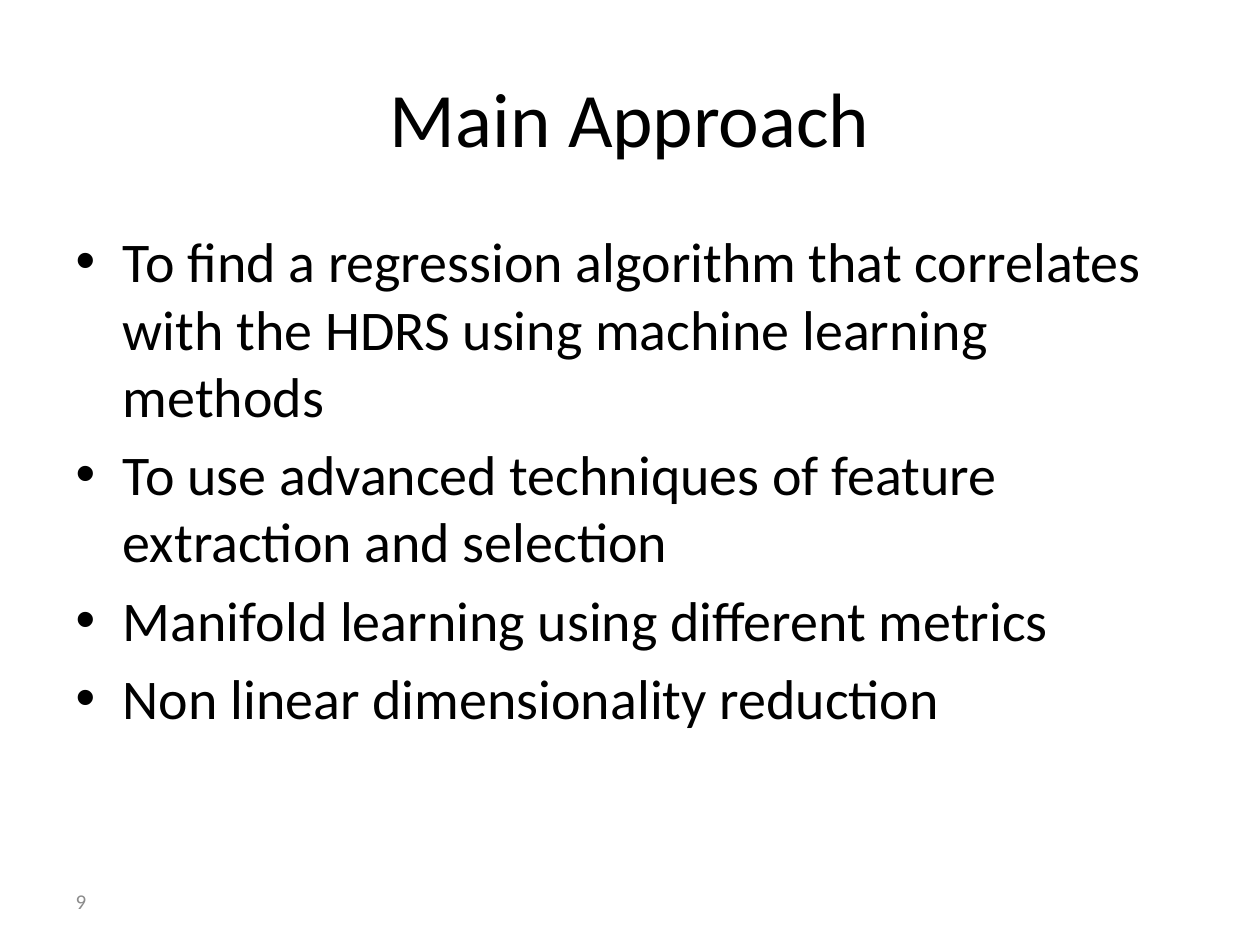
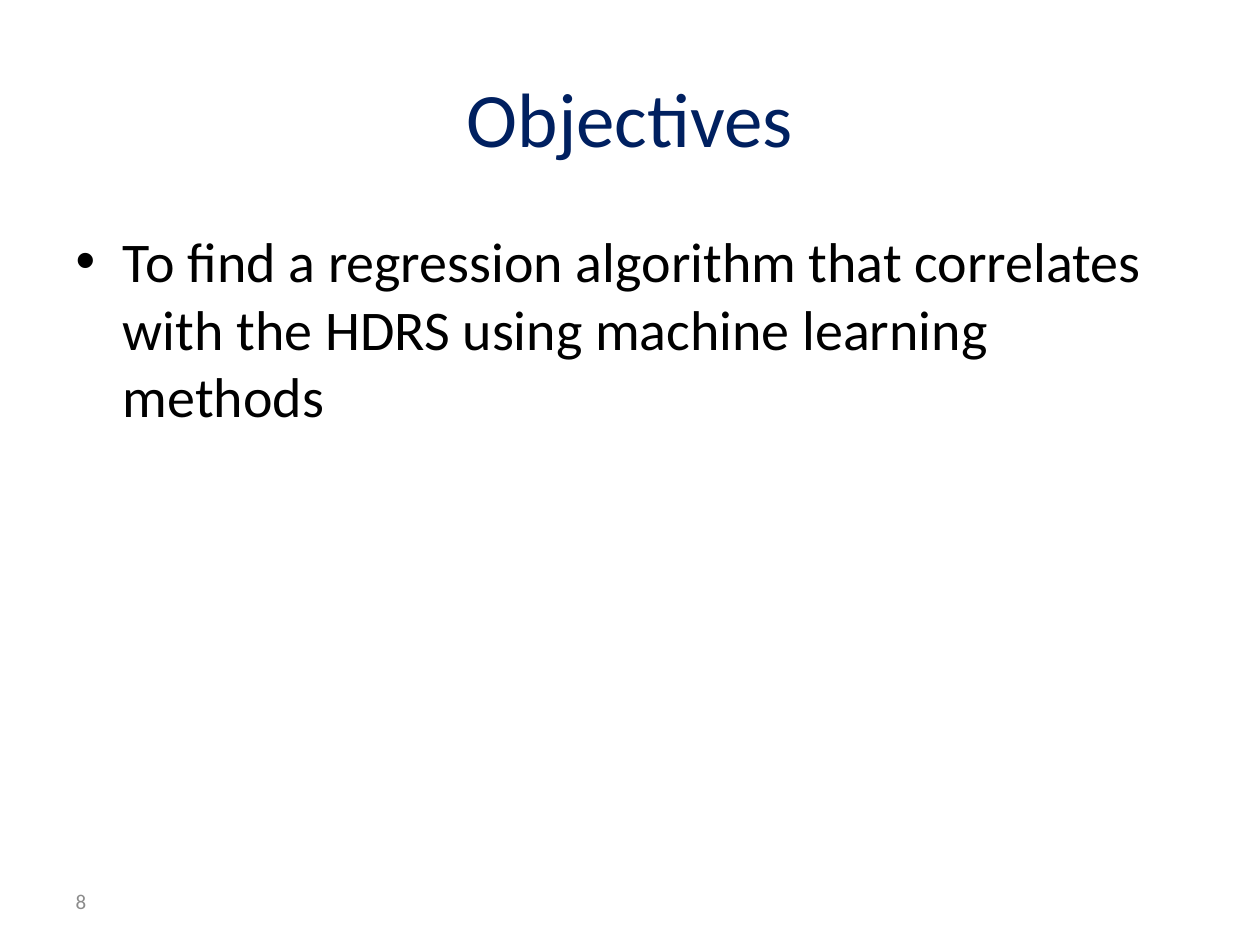
Before and after one commit to reggevlivney/BrainSway, a slide deck: slide 8 of Project_Midterm_Presentation.pptx (slide 9 before the commit). Drawn at 1260x945 pixels with LibreOffice and Linux fonts; fonts in the diff are those of the drawing; background and template pictures are left out. Boxes give left, top, right and bottom in pixels: in the first picture for what was removed or moved away, otherwise in the second. Text is boxed around its words. In the diff, an @@ line names an element or a change of style, - is before the commit and + after.

```diff
--- a/Project_Midterm_Presentation.pptx
+++ b/Project_Midterm_Presentation.pptx
@@ title at <box>467,93,793,161</box>: text changed; text colour #000000 to #002060 @@
-Main Approach
+Objectives
@@ text at <box>123,456,1048,728</box>: paragraphs removed @@
-• To use advanced techniques of feature extraction and selection
-• Manifold learning using different metrics
-• Non linear dimensionality reduction
@@ page number at <box>76,895,87,909</box>: text changed @@
-9
+8
```
Also in this commit, not shown: 13 other slides changed, 2 slides added, 3 slides removed.
